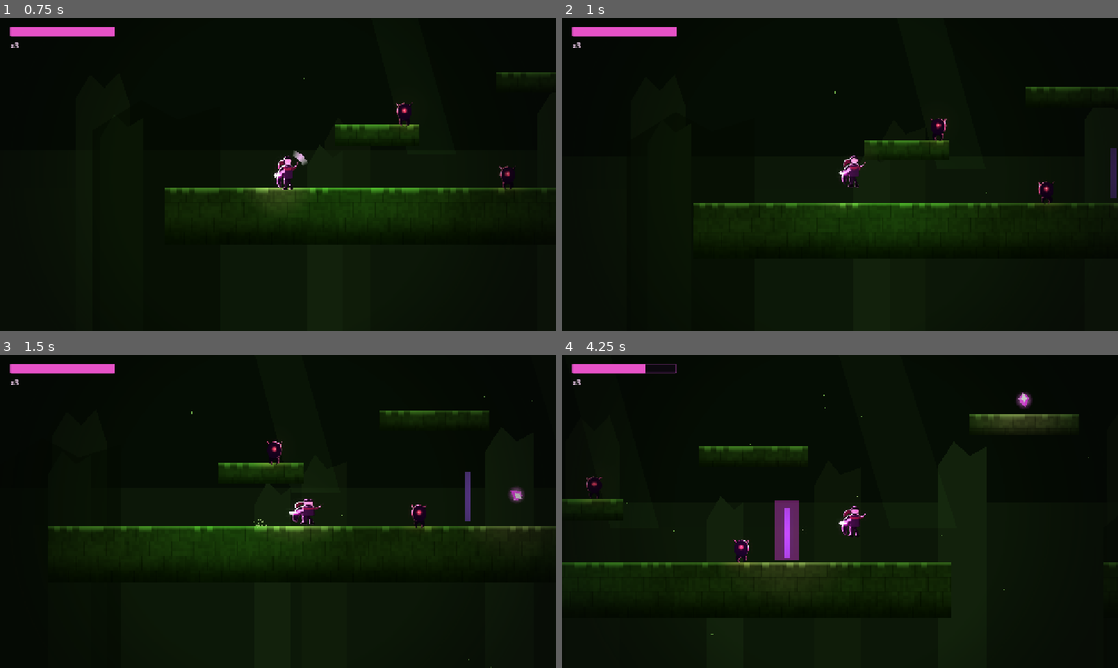
Above: before the commit, frames 1-4 (two rows, left to right).
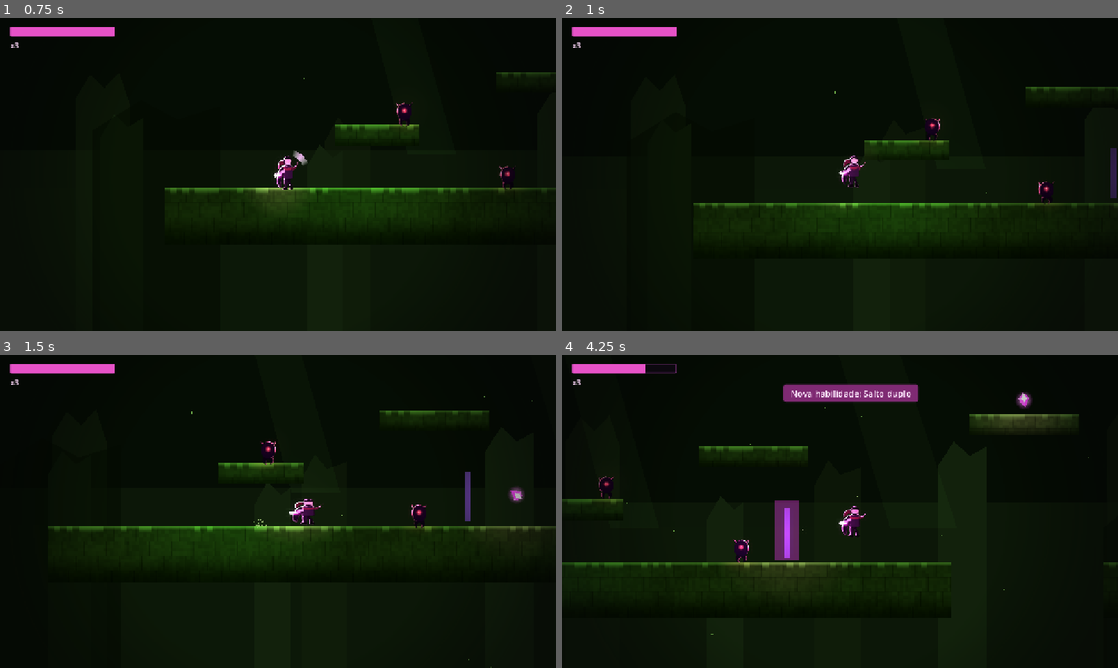
Above: after the commit, the same moments.

Repository: paulogomesextp/koliani
Game: Godot game, scene res://scenes/Main.tscn
The game is run twice, just before and just after one commit, with the same random seed, the same clock (stepped at 60 frames per second) and the same inputs.
Inputs (mouse positions are in pixels of both pictures, inside the frame that each line leads up to):
- Up to frame 1 (0.75 s): tap Enter at 0.5 s; move the mouse to (400, 158) at 0.52 s; hold Right (mover_direita) from 0.53 s (still down); tap J (atacar) at 0.6 s; click (400, 158) at 0.67 s
- Up to frame 2 (1 s): keep holding Right (mover_direita); tap Space (saltar) at 0.77 s; tap K (dash) at 0.8 s
- Up to frame 3 (1.5 s): keep holding Right (mover_direita); tap Space (saltar) at 1.07 s; move the mouse to (166, 527) at 1.27 s; tap K (dash) at 1.35 s
- Up to frame 4 (4.25 s): tap Space (saltar) at 1.52, 1.55, 1.82, 3.02, 3.32 s; move the mouse to (895, 442) at 2.02 s; release Right (mover_direita) at 2.03 s; hold Left (mover_esquerda) 2.03-2.78 s; hold Space (saltar) 2.03-2.78 s; tap J (atacar) at 2.3, 2.85 s; move the mouse to (812, 574) at 2.77 s; hold Right (mover_direita) from 2.78 s (still down); click (812, 574) at 2.92 s; tap K (dash) at 3.05, 3.6 s; move the mouse to (1006, 558) at 3.52 s; hold Space (saltar) from 3.53 s (still down)

Frame 1 is identical in both runs. In frame 2, less than 0.1% of the frame differs, in the area x 65-70%, y 32-40%; in frame 3, 0.1%; in frame 4, 1.5%, in the area x 4-64%, y 9-46%.

Commit message:
Fix: chefe caia do mapa (softlock da porta) + feedback dos atalhos F1-F9
Bug 1 -- o chefe atirava-se para um fosso na investida, nunca morria, e a
porta ficava selada para sempre:
- chefe_base.gd: _process com rede de seguranca -- se o chefe cair >520px
  abaixo da origem, conta como derrotado (emite "derrotado", liberta) para
  o nivel nao ficar bloqueado. Flag _ja_derrotado evita dupla-morte.
- chefe_floresta.gd: a investida corta o impulso horizontal assim que sai
  do chao -- cai a direito em vez de voar pelo mapa.
- demonio_base.gd: ha_chao_a_frente() (raycast) -- inimigos e chefes viram
  na beira da plataforma em vez de andarem para o vazio (patrulha +
  aproximacao do carcereiro).

Bug 2 -- F5 "parecia nao fazer nada" (dava as habilidades mas sem feedback):
- main.gd: atalhos de debug passam a mostrar um toast no ecra; usam
  physical_keycode (mais fiavel).
- controlos_toque.gd: aviso no HUD ao ganhar habilidade / encontrar pista
  (tambem cobre os coletaveis reais, nao so o F5).

Nota: "resources still in use at exit" no --quit-after e' ruido do
shutdown forcado (pre-existente), nao afeta o jogo.

Co-Authored-By: Claude Sonnet 5 <noreply@anthropic.com>

Diff:
--- a/scripts/chefe_base.gd
+++ b/scripts/chefe_base.gd
@@ -14,11 +14,28 @@
 var _koliani: Node2D
 ## Fica > 0 durante um golpe forte do chefe (o contacto magoa mais).
 var _ataque_forte := 0.0
+var _ja_derrotado := false
 
 
 func _ready() -> void:
 	super._ready()
 	add_to_group("chefes")
+
+
+func _process(dt: float) -> void:
+	super._process(dt)
+	# rede de segurança: se o chefe se atirar para fora do mapa (investida
+	# num fosso, etc.), conta como derrotado -- senão o nível fica
+	# bloqueado porque a porta nunca abre.
+	if not _ja_derrotado and global_position.y - _origem.y > 520.0:
+		_cair_derrotado()
+
+
+func _cair_derrotado() -> void:
+	_ja_derrotado = true
+	Som.toca("chefe_cai", -3.0)
+	derrotado.emit()
+	queue_free()
 
 
 func _obter_koliani() -> Node2D:
@@ -58,9 +75,12 @@
 
 
 func receber_dano(quantidade: int, dir_empurrao: float = 0.0) -> void:
+	if _ja_derrotado:
+		return
 	vida -= quantidade
 	global_position.x += dir_empurrao * 3.0
 	if vida <= 0:
+		_ja_derrotado = true
 		Som.toca("chefe_cai", -2.0)
 		derrotado.emit()
 		soltar_estilhacos()
--- a/scripts/chefe_carcereiro.gd
+++ b/scripts/chefe_carcereiro.gd
@@ -31,7 +31,7 @@
 		Fase.APROXIMA:
 			_encarar_koliani()
 			var dx := _vetor_para_koliani().x
-			if absf(dx) > dist_parar:
+			if absf(dx) > dist_parar and ha_chao_a_frente(signf(dx)):
 				velocity.x = signf(dx) * vel_aproxima
 			else:
 				velocity.x = move_toward(velocity.x, 0.0, 700.0 * dt)
--- a/scripts/chefe_floresta.gd
+++ b/scripts/chefe_floresta.gd
@@ -43,11 +43,14 @@
 				_ir_para(Fase.INVESTIDA)
 		Fase.INVESTIDA:
 			_ataque_forte = maxf(0.0, _ataque_forte - dt)
-			velocity.x = _alvo_dir * vel_investida
+			# se sair do chão a meio da investida (fosso), corta o impulso
+			# e cai a direito -- não sai a voar pelo mapa fora
+			var no_vazio := _t > 0.05 and not is_on_floor()
+			velocity.x = 0.0 if no_vazio else _alvo_dir * vel_investida
 			if not is_on_floor():
 				velocity.y += GRAVIDADE * dt
 			move_and_slide()
-			if _t >= dur_investida or is_on_wall():
+			if no_vazio or _t >= dur_investida or is_on_wall():
 				_ir_para(Fase.RECUPERA)
 		Fase.RECUPERA:
 			_travar(dt)
--- a/scripts/controlos_toque.gd
+++ b/scripts/controlos_toque.gd
@@ -1,7 +1,13 @@
 extends CanvasLayer
 ## HUD: barra de vida + vidas (sempre visíveis) e os botões de toque
-## (`Toque`), que só aparecem em ecrã táctil / ao primeiro toque -- assim
-## no desktop joga-se com teclado sem os botões por cima.
+## (`Toque`), que só aparecem em ecrã táctil / ao primeiro toque. Mostra
+## também avisos curtos ao ganhar habilidade ou encontrar pista.
+
+const NOME_HABILIDADE := {
+	"salto_duplo": "Salto duplo",
+	"dash_aereo": "Dash aéreo",
+	"partir_paredes": "Partir paredes",
+}
 
 @onready var _barra_vida: ProgressBar = $Vida/Barra
 @onready var _label_vidas: Label = $Vidas/Label
@@ -12,6 +18,8 @@
 	if _toque:
 		_toque.visible = DisplayServer.is_touchscreen_available()
 	EstadoJogo.vidas_mudaram.connect(_atualizar_vidas)
+	EstadoJogo.habilidade_desbloqueada.connect(_ao_habilidade)
+	EstadoJogo.pista_encontrada.connect(_ao_pista)
 	_atualizar_vidas(EstadoJogo.vidas)
 	var koliani := get_tree().get_first_node_in_group("koliani")
 	if koliani and koliani.has_signal("vida_mudou"):
@@ -32,3 +40,30 @@
 func _atualizar_vidas(vidas: int) -> void:
 	if _label_vidas:
 		_label_vidas.text = "x%d" % vidas
+
+
+func _ao_habilidade(id: String) -> void:
+	_aviso("Nova habilidade: %s" % NOME_HABILIDADE.get(id, id))
+
+
+func _ao_pista(_id: String, total: int) -> void:
+	_aviso("Pista encontrada  (%d)" % total)
+
+
+func _aviso(txt: String) -> void:
+	var l := Label.new()
+	l.text = "  " + txt + "  "
+	var larg := get_viewport().get_visible_rect().size.x
+	l.position = Vector2(larg * 0.5 - 130.0, 68.0)
+	l.add_theme_color_override("font_color", Color(1, 0.92, 1))
+	l.add_theme_font_size_override("font_size", 20)
+	var sb := StyleBoxFlat.new()
+	sb.bg_color = Color(0.55, 0.18, 0.5, 0.9)
+	sb.set_corner_radius_all(5)
+	sb.set_content_margin_all(6)
+	l.add_theme_stylebox_override("normal", sb)
+	add_child(l)
+	var t := l.create_tween()
+	t.tween_interval(1.8)
+	t.tween_property(l, "modulate:a", 0.0, 0.6)
+	t.tween_callback(l.queue_free)
--- a/scripts/demonio_base.gd
+++ b/scripts/demonio_base.gd
@@ -11,6 +11,9 @@
 @export var vida := 50
 @export var dano_contacto := 15
 @export var alcance_patrulha := 120.0
+## A que distância à frente se testa se ainda há chão (evita cair da
+## plataforma na patrulha / na perseguição).
+@export var margem_borda := 20.0
 ## Cor do rasto de partículas quando morre.
 @export var cor_estilhacos := Color(0.7, 0.25, 0.45)
 ## Cor da luz de recorte (rim) do sprite -- normalmente o tom do bioma.
@@ -62,7 +65,8 @@
 		velocity.y += GRAVIDADE * dt
 	move_and_slide()
 
-	if is_on_wall() or absf(global_position.x - _origem.x) > alcance_patrulha:
+	if is_on_wall() or absf(global_position.x - _origem.x) > alcance_patrulha \
+			or (is_on_floor() and not ha_chao_a_frente(_direcao)):
 		_virar()
 
 
@@ -70,6 +74,15 @@
 	_direcao *= -1.0
 	if _sprite:
 		_sprite.scale.x = _direcao
+
+
+## Há chão logo a seguir à beira, na direção `dir`? (raycast para baixo)
+func ha_chao_a_frente(dir: float) -> bool:
+	var espaco := get_world_2d().direct_space_state
+	var origem := global_position + Vector2(signf(dir) * margem_borda, -6.0)
+	var q := PhysicsRayQueryParameters2D.create(origem, origem + Vector2(0.0, 74.0), 1)
+	q.exclude = [self]
+	return not espaco.intersect_ray(q).is_empty()
 
 
 func _ao_tocar(corpo: Node) -> void:
--- a/scripts/main.gd
+++ b/scripts/main.gd
@@ -51,25 +51,53 @@
 		return
 	if not (evento is InputEventKey and evento.pressed and not evento.echo):
 		return
-	match evento.keycode:
+	# usa o physical_keycode (posição da tecla) -- mais fiável que keycode
+	match evento.physical_keycode:
 		KEY_F1, KEY_F2, KEY_F3, KEY_F4:
-			var i: int = int(evento.keycode) - KEY_F1
+			var i: int = int(evento.physical_keycode) - KEY_F1
 			if i < EstadoJogo.NIVEIS.size():
 				EstadoJogo.indice_nivel = i
 				EstadoJogo.checkpoint = Vector2.ZERO
+				_toast_debug("mundo %d" % (i + 1))
+				await get_tree().create_timer(0.35).timeout
 				get_tree().change_scene_to_file("res://scenes/Main.tscn")
 		KEY_F5:
 			for h in ["salto_duplo", "dash_aereo", "partir_paredes"]:
 				EstadoJogo.desbloquear_habilidade(h)
-			print("DEBUG: todas as habilidades desbloqueadas")
+			_toast_debug("habilidades todas: salto duplo + dash aereo + partir paredes")
 		KEY_F6:
 			EstadoJogo.vidas += 3
 			EstadoJogo.vidas_mudaram.emit(EstadoJogo.vidas)
-			print("DEBUG: +3 vidas (", EstadoJogo.vidas, ")")
+			_toast_debug("+3 vidas  (%d)" % EstadoJogo.vidas)
 		KEY_F9:
 			EstadoJogo.reiniciar_campanha()
+			_toast_debug("save apagado -- recomecar")
+			await get_tree().create_timer(0.35).timeout
 			get_tree().change_scene_to_file("res://scenes/Main.tscn")
-			print("DEBUG: save apagado, campanha reiniciada")
+
+
+func _toast_debug(txt: String) -> void:
+	print("DEBUG: ", txt)
+	var camada := CanvasLayer.new()
+	camada.layer = 26
+	camada.process_mode = Node.PROCESS_MODE_ALWAYS
+	add_child(camada)
+	var l := Label.new()
+	l.text = "  " + txt + "  "
+	l.position = Vector2(20, 92)
+	l.add_theme_color_override("font_color", Color(0.1, 0.05, 0.12))
+	l.add_theme_font_size_override("font_size", 18)
+	var estilo := StyleBoxFlat.new()
+	estilo.bg_color = Color(1, 0.82, 0.4, 0.92)
+	estilo.set_corner_radius_all(4)
+	estilo.content_margin_top = 3
+	estilo.content_margin_bottom = 3
+	l.add_theme_stylebox_override("normal", estilo)
+	camada.add_child(l)
+	var t := create_tween()
+	t.tween_interval(1.6)
+	t.tween_property(l, "modulate:a", 0.0, 0.5)
+	t.tween_callback(camada.queue_free)
 
 
 func _tirar_foto(caminho: String) -> void:
